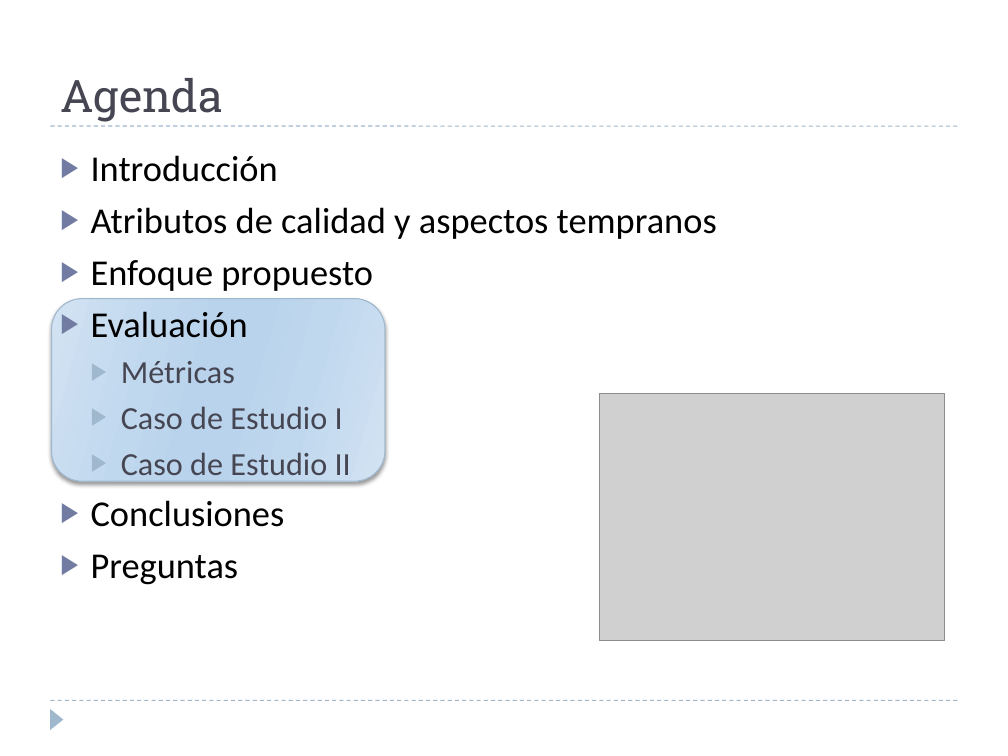
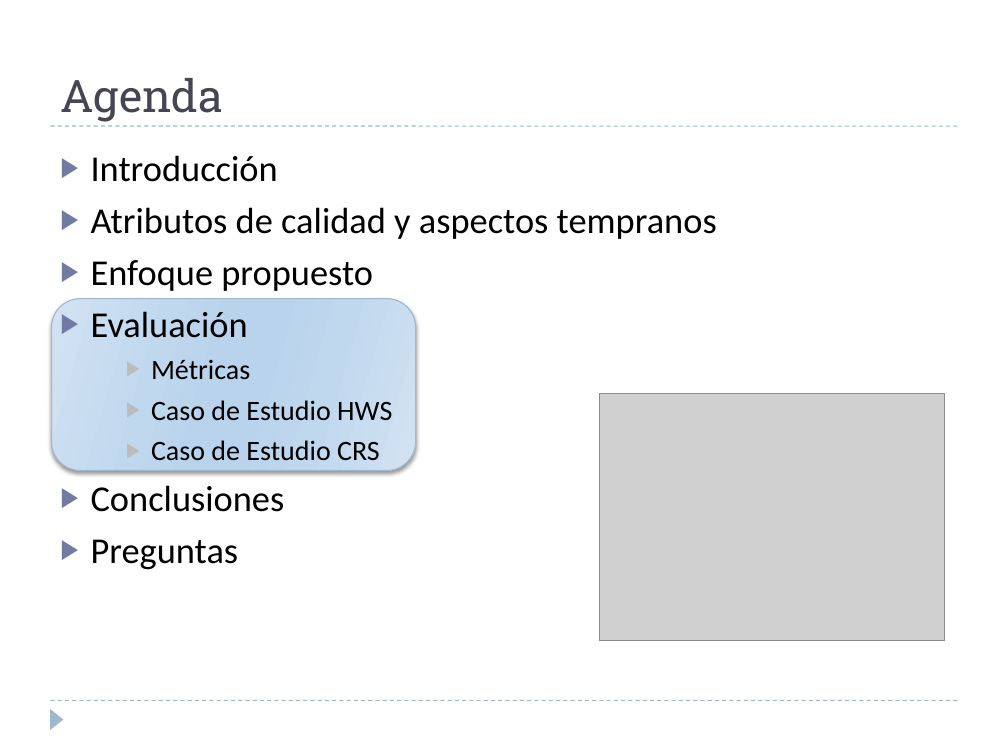
Before and after one commit to alejandrorago/qatesis2, a slide deck: slide 21 of Capitulos Finales/FilminasV0.2.pptx (slide 20 before the commit). Drawn at 1008x756 pixels with LibreOffice and Linux fonts; fonts in the diff are those of the drawing; grey boxes stand for pictures. Boxes give left, top, right and bottom in pixels: in the first picture for what was removed or moved away, otherwise in the second. Text is boxed around its words. In the diff, an @@ line names an element or a change of style, - is before the commit and + after.

```diff
--- a/Capitulos Finales/FilminasV0.2.pptx
+++ b/Capitulos Finales/FilminasV0.2.pptx
@@ rounded rectangle: place and size @@
-rounded rectangle at box(51, 298, 385, 481)
+rounded rectangle at box(51, 298, 415, 470)
@@ text at box(151, 360, 250, 380): size 23 to 20 pt, text colour #464653 to #000000 in "Métricas"; list level 2 to 3 in "Métricas"; bullet colour #9FB8CD to #BDBDBD @@
@@ text at box(151, 400, 392, 461): text changed; size 23 to 20 pt; text colour #464653 to #000000 @@
-  ▶ Caso de Estudio I
-  ▶ Caso de Estudio II
+    ▶ Caso de Estudio HWS
+    ▶ Caso de Estudio CRS
```
Also in this commit, not shown: 14 other slides changed, 2 slides added, 1 slide removed.
